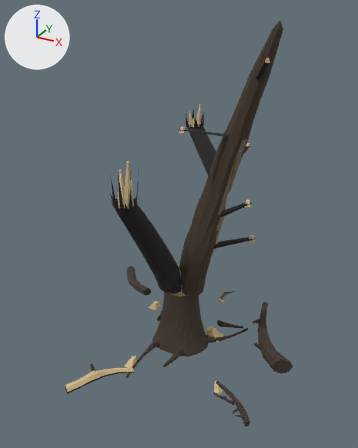
What one commit did to the Blender file source_assets/blender/environment/SM_ThunderstruckTree.blend.
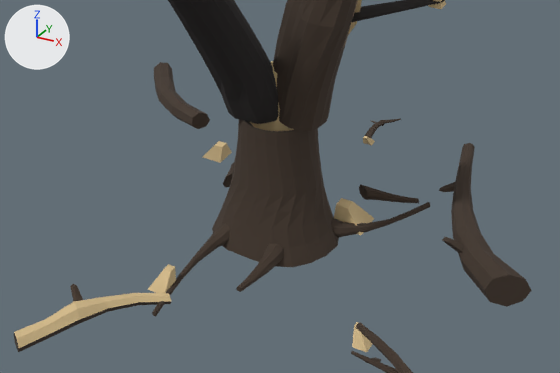
Each version is shown whole from a camera (50 mm lens) standing at (7.3, -13.46, 11.37) and looking at (0.09, -0.35, 4.81), then close up on the part from 16% to 85% of the width and 53% to 90% of the height. Every picture has the same lights, and +X, +Y and +Z are marked at upper left. The last two pictures show the newer version.

In view in the first close-up: 'SM_ThunderstruckTree_Bark', 'SM_ThunderstruckTree_BranchA', 'SM_ThunderstruckTree_BranchB', 'SM_ThunderstruckTree_BranchC', 'SM_ThunderstruckTree_BranchD', 'SM_ThunderstruckTree_Heart', 'SM_ThunderstruckTree_Roots' and 1 more.
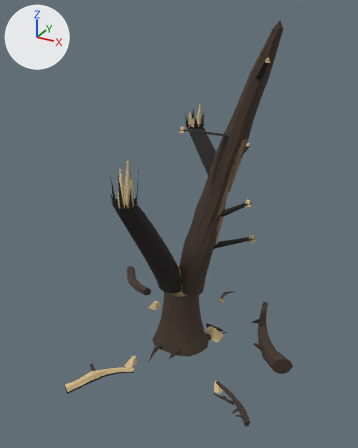
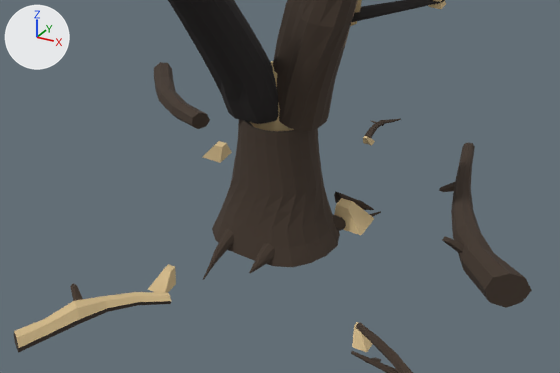
Edits to the bpy script that builds the scene:
```text
Change me_sm_thunderstrucktree_roots:
    used by ob_sm_thunderstrucktree_roots; location = (0.0, 0.0, 0.0)
    remove me_sm_thunderstrucktree_roots.from_pydata(...)  # 392 vertices, 350 faces; spans x -1.51..2.02, y -2.81..1.72, z 0.01..0.87
    add me_sm_thunderstrucktree_roots.from_pydata(...)  # 392 vertices, 350 faces; spans x -1.09..1.35, y -1.77..1.25, z 0.01..0.92
    me_sm_thunderstrucktree_roots part 1: 387 of 392 vertices moved; they spanned x -1.51..2.02, y -2.81..1.72, z 0.01..0.87 and now span x -1.09..1.35, y -1.77..1.25, z 0.01..0.92; mean shift (-0.01, -0.09, 0.02); largest move (-0.54, -2.8, 0.1) -> (-0.34, -1.77, 0.04)
```

Boxes (x1, y1, x2, y2) around the edits, measured in the close-ups (560 x 373 px):
'SM_ThunderstruckTree_Roots', reshaped
    before: (152, 163, 430, 317)
    after: (203, 191, 381, 280)
